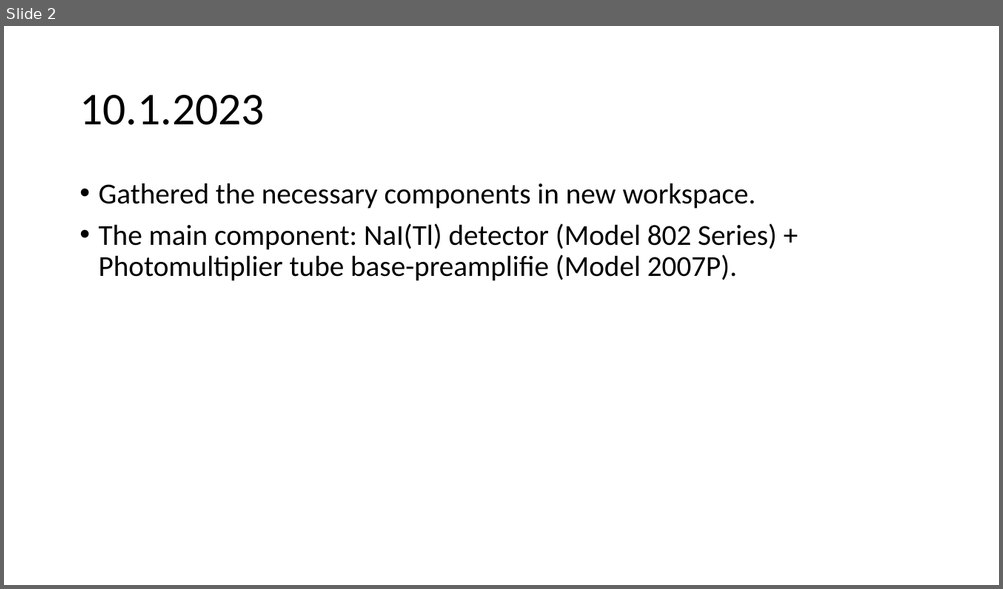
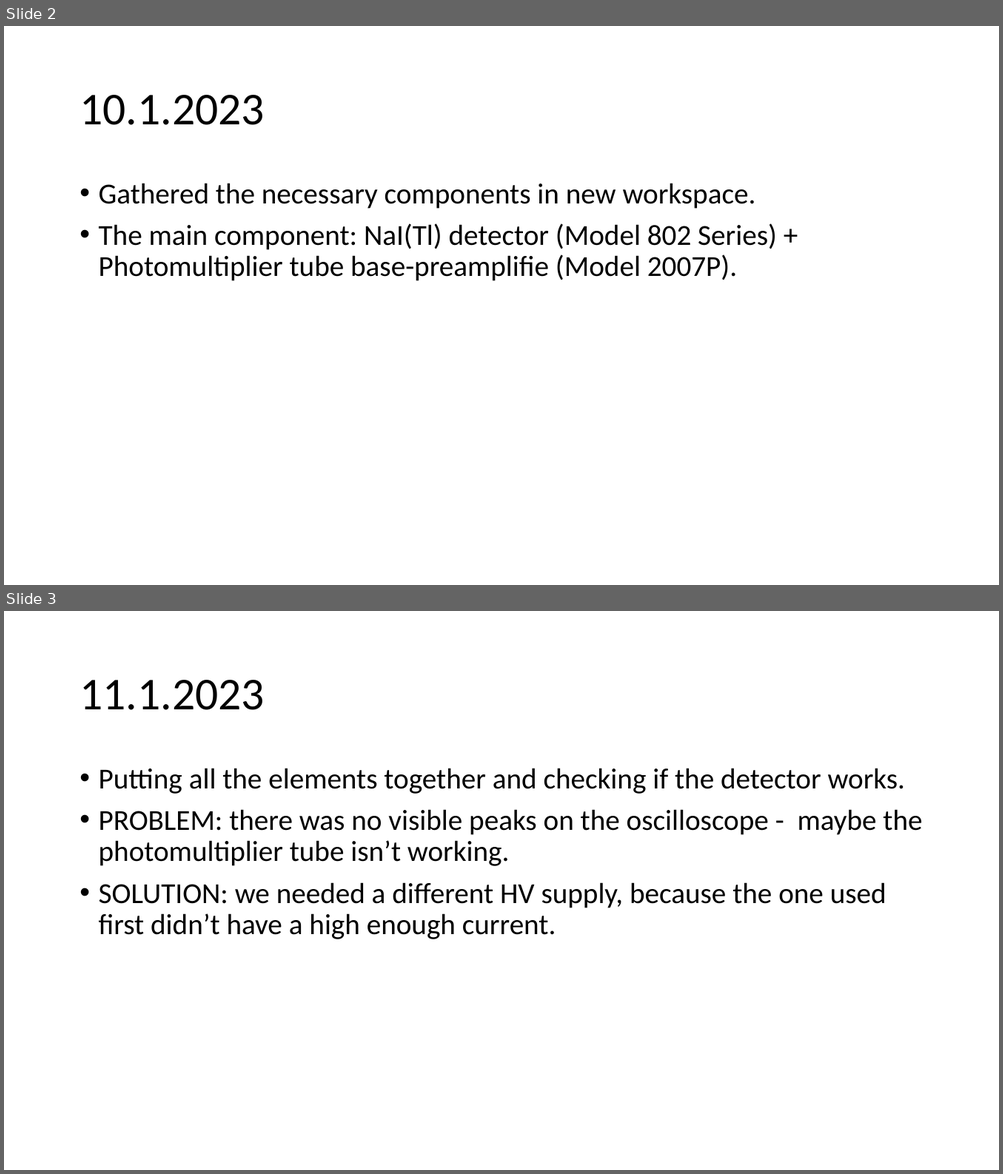
Before and after one commit to urhtrinko/ScintillationDetector_student_job, a slide deck: reports/work_diary.pptx. Shown one above the other, each under a label of ours: slide 2 before the commit, slides 2 and 3 after it. The pictures are 1003x589 and 1003x1174 pixels, drawn with LibreOffice and Linux fonts; fonts in the diff are those of the drawing. Boxes give left, top, right and bottom in pixels: in the first picture for what was removed or moved away, otherwise in the second. Text is boxed around its words. In the diff, an @@ line names an element or a change of style, - is before the commit and + after.

```diff
--- a/reports/work_diary.pptx
+++ b/reports/work_diary.pptx
@@ slide 3 added at (4, 611, 999, 1170), background #FFFFFF @@
@@ title added at (79, 680, 264, 710), 44 pt, text #000000 @@
+11.1.2023
@@ text added at (99, 768, 922, 940), 28 pt, text #000000 @@
+• Putting all the elements together and checking if the detector works.
+• PROBLEM: there was no visible peaks on the oscilloscope - maybe the photomultiplier tube isn’t working.
+• SOLUTION: we needed a different HV supply, because the one used first didn’t have a high enough current.
```
